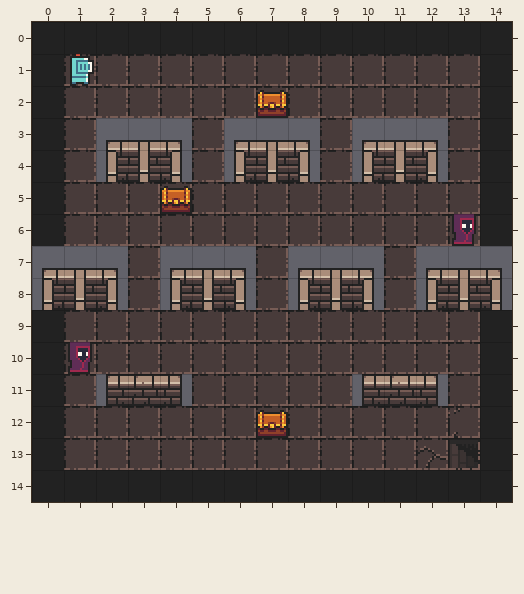
Tiled map (JSON): assets/levels/Level_06.tmj. Above: the version before the commit.
Cells are 16x16 px. Shown: x 0..14, y 0..14.
The same view after the edit:
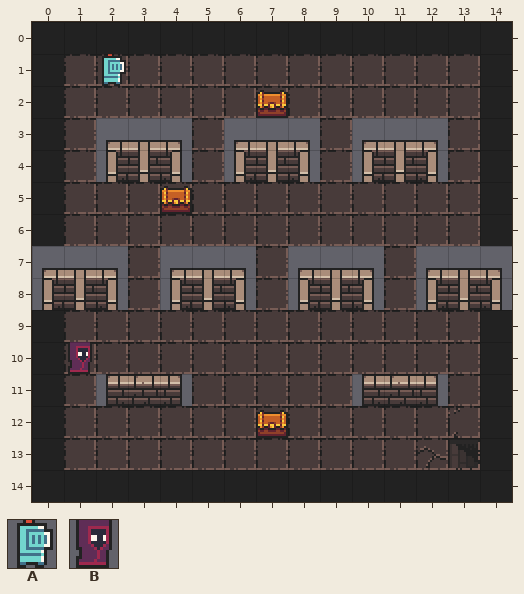
Key: from "entities_tileset": A 1, B 4.
_ is an empty cell.
The exact change:
Layer "entities":
The edit adds tile A in row 1 at x 2.
Tile A is removed in row 1 at x 1.
Tile B is removed in row 6 at x 13.
